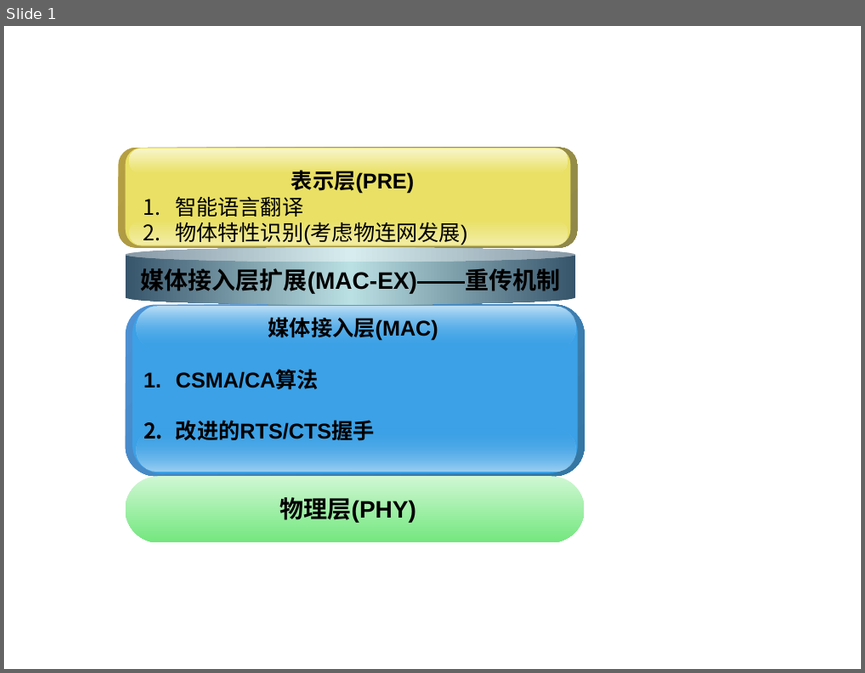
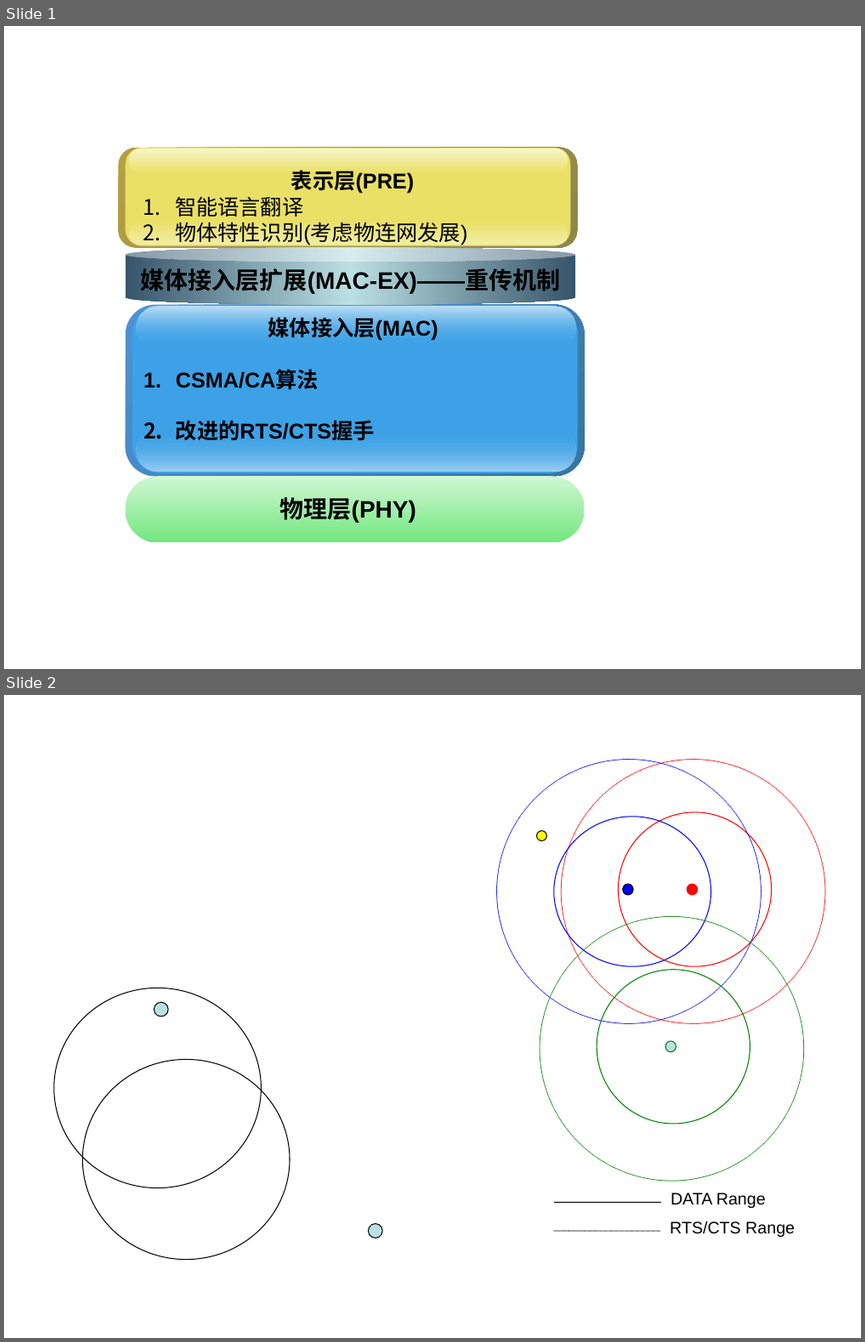
Before and after one commit to TheProjecter/mac-net, a slide deck: doc/Layer Design.ppt. Shown one above the other, each under a label of ours: slide 1 before the commit, slides 1 and 2 after it. The pictures are 865x673 and 865x1342 pixels, drawn with LibreOffice and Linux fonts; fonts in the diff are those of the drawing. Boxes give left, top, right and bottom in pixels: in the first picture for what was removed or moved away, otherwise in the second. Text is boxed around its words. In the diff, an @@ line names an element or a change of style, - is before the commit and + after.

```diff
--- a/doc/Layer Design.ppt
+++ b/doc/Layer Design.ppt
@@ slide 2 added at [4, 695, 861, 1338], background #FFFFFF @@
@@ ellipse added at [497, 760, 760, 1023], outline #0000FF 0.74 pt @@
@@ ellipse added at [561, 760, 825, 1023], outline #FF0000 0.74 pt @@
@@ ellipse added at [554, 817, 711, 967], outline #0000FF 0.74 pt @@
@@ ellipse added at [619, 812, 772, 967], fill #FFFFFF, outline #FF0000 0.74 pt @@
@@ ellipse added at [537, 830, 547, 840], fill #FFFF00, outline #000000 0.74 pt @@
@@ ellipse added at [623, 884, 633, 895], fill #0000FF, outline #000000 0.74 pt @@
@@ ellipse added at [687, 884, 697, 895], fill #FF0000, outline #FF0000 0.74 pt @@
@@ ellipse added at [540, 916, 803, 1180], outline #008000 0.74 pt @@
@@ ellipse added at [597, 970, 750, 1123], outline #008000 0.74 pt @@
@@ ellipse added at [53, 988, 261, 1188], outline #000000 0.74 pt @@
@@ ellipse added at [154, 1002, 169, 1016], fill #BBE0E3, outline #000000 0.74 pt @@
@@ ellipse added at [665, 1041, 676, 1052], fill #BBE0E3, outline #008000 0.74 pt @@
@@ ellipse added at [83, 1059, 290, 1259], outline #000000 0.74 pt @@
@@ line added from (554, 1202) to (661, 1202), #000000 0.74 pt @@
@@ title added at [670, 1192, 766, 1208], 14 pt, text #000000 @@
+DATA Range
@@ ellipse added at [368, 1224, 383, 1238], fill #BBE0E3, outline #000000 0.74 pt @@
@@ text added at [670, 1220, 794, 1236], 14 pt, text #000000 @@
+RTS/CTS Range
@@ line added from (554, 1231) to (661, 1231), #000000 0.74 pt @@
```
Also in this commit, not shown: 1 other slide added, 4 other files.
